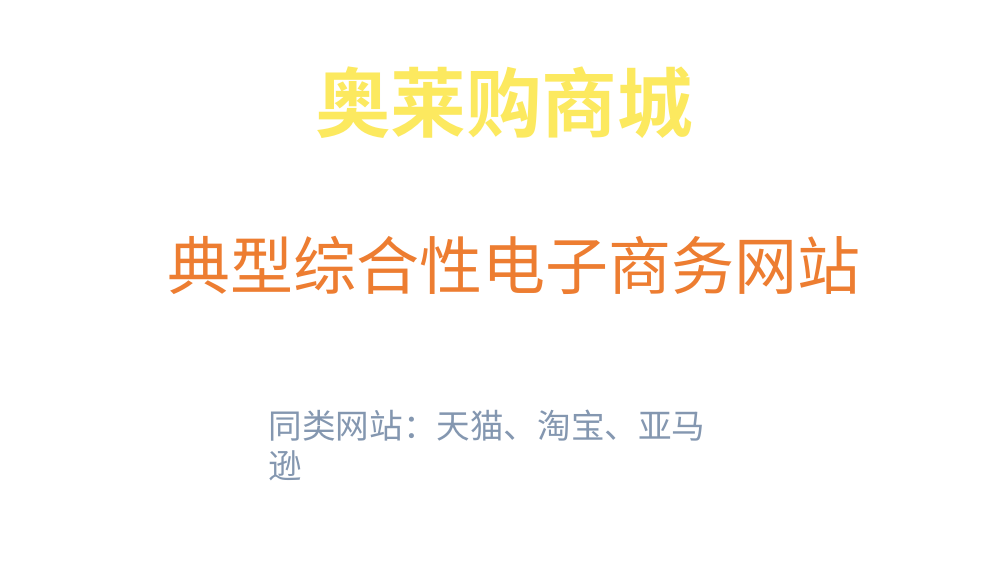
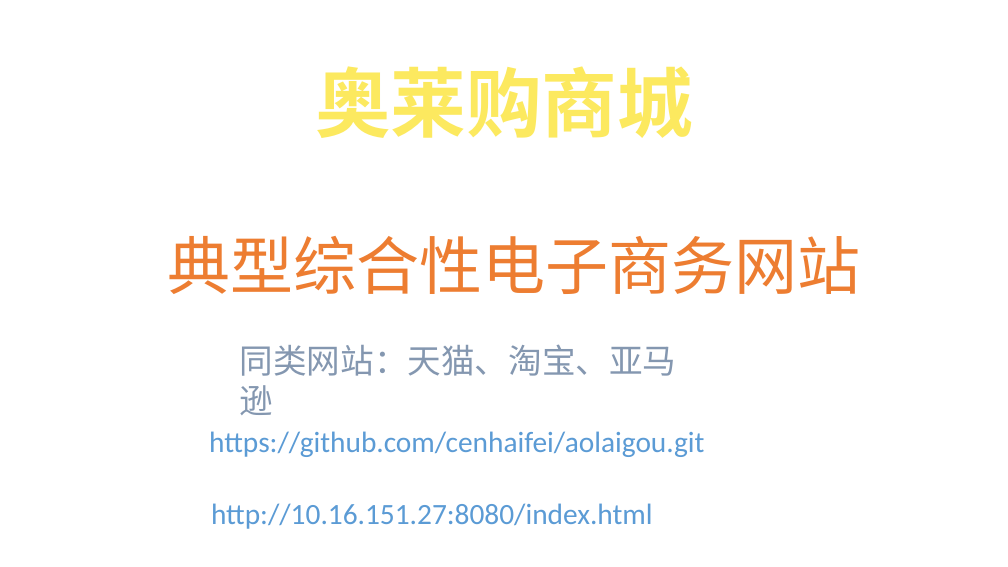
Before and after one commit to cenhaifei/aolaigou, a slide deck: slide 2 of src/奥莱购.pptx. Drawn at 1008x567 pixels with LibreOffice and Linux fonts; fonts in the diff are those of the drawing; background and template pictures are left out. Boxes give left, top, right and bottom in pixels: in the first picture for what was removed or moved away, otherwise in the second. Text is boxed around its words. In the diff, an @@ line names an element or a change of style, - is before the commit and + after.

Commit message:
1208

```diff
--- a/src/奥莱购.pptx
+++ b/src/奥莱购.pptx
@@ text "同类网站：天猫、淘宝、亚马逊": place and size @@
-text "同类网站：天猫、淘宝、亚马逊" at (269,409,706,441)
+text "同类网站：天猫、淘宝、亚马逊" at (240,344,677,376)
@@ text added at (209,431,704,457), 28 pt, text #5B9BD5 @@
+https://github.com/cenhaifei/aolaigou.git
@@ text added at (211,503,653,529), 28 pt, text #5B9BD5 @@
+http://10.16.151.27:8080/index.html
```
